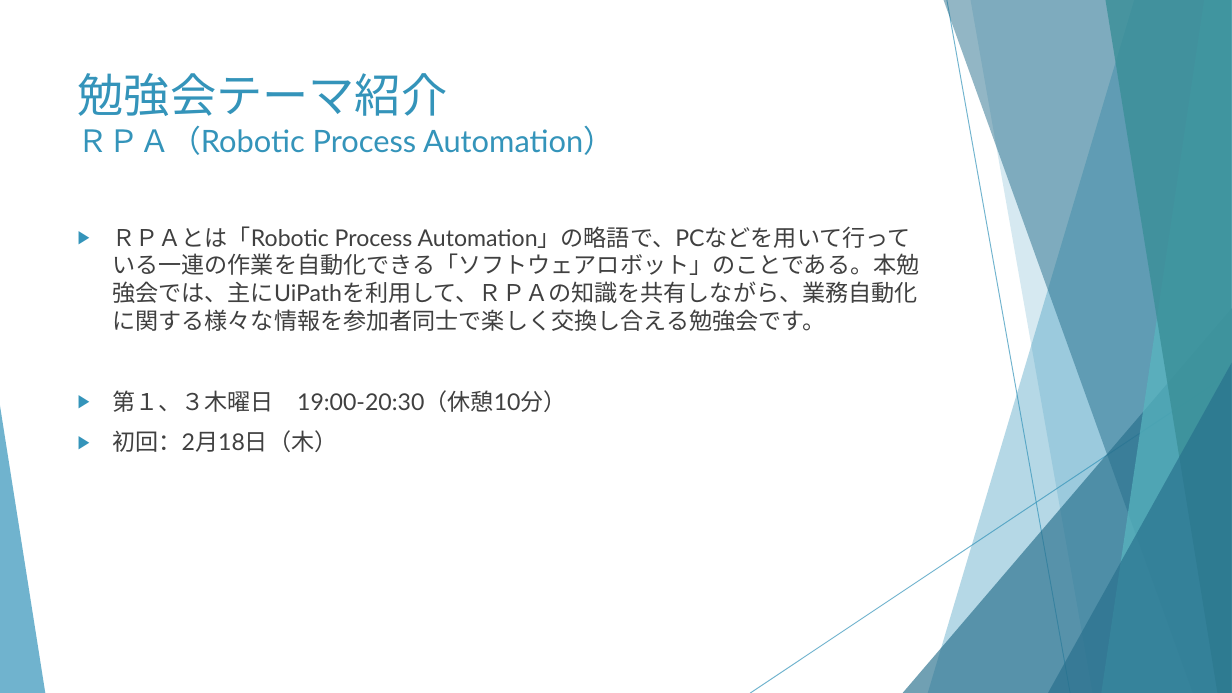
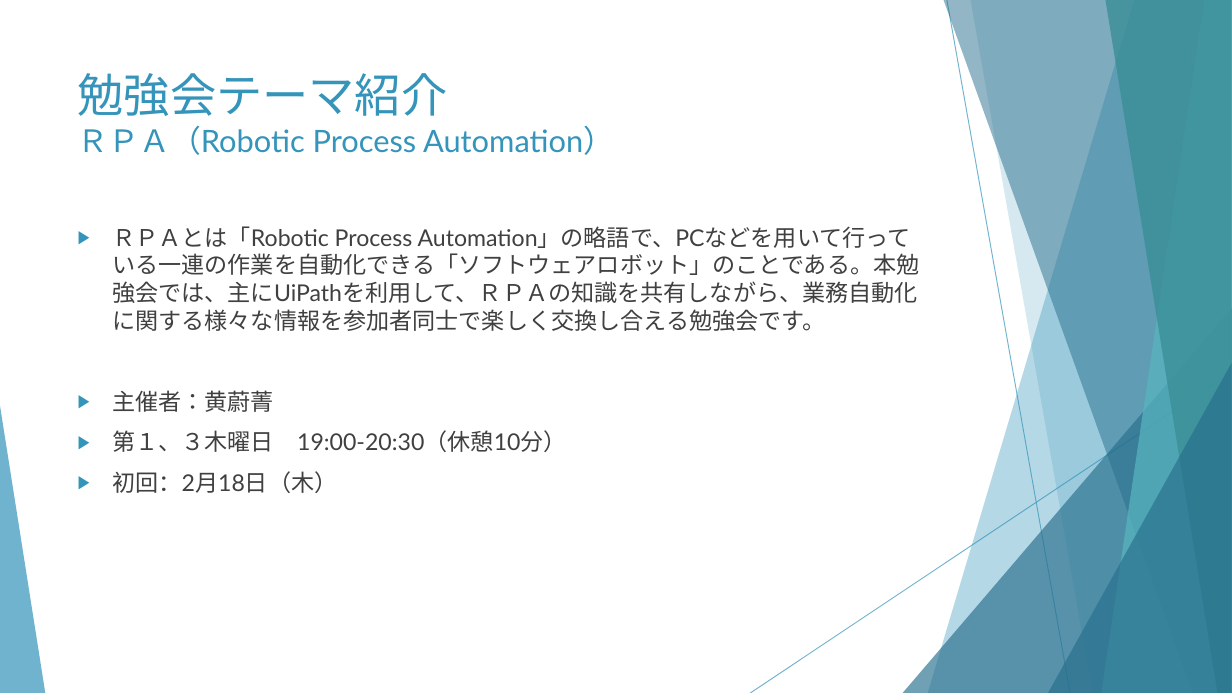
Before and after one commit to huangweijing/rpastudy, a slide deck: slide 4 of 010_事前準備/030_部会説明/20210212_勉強会説明.pptx. Drawn at 1232x693 pixels with LibreOffice and Linux fonts; fonts in the diff are those of the drawing. Boxes give left, top, right and bottom in pixels: in the first picture for what was removed or moved away, otherwise in the second. Text is boxed around its words. In the diff, an @@ line names an element or a change of style, - is before the commit and + after.

```diff
--- a/010_事前準備/030_部会説明/20210212_勉強会説明.pptx
+++ b/010_事前準備/030_部会説明/20210212_勉強会説明.pptx
@@ text at bbox=[112, 390, 274, 412]: paragraph added @@
+▶ 主催者：黄蔚菁
```
Also in this commit, not shown: 6 other slides changed.
